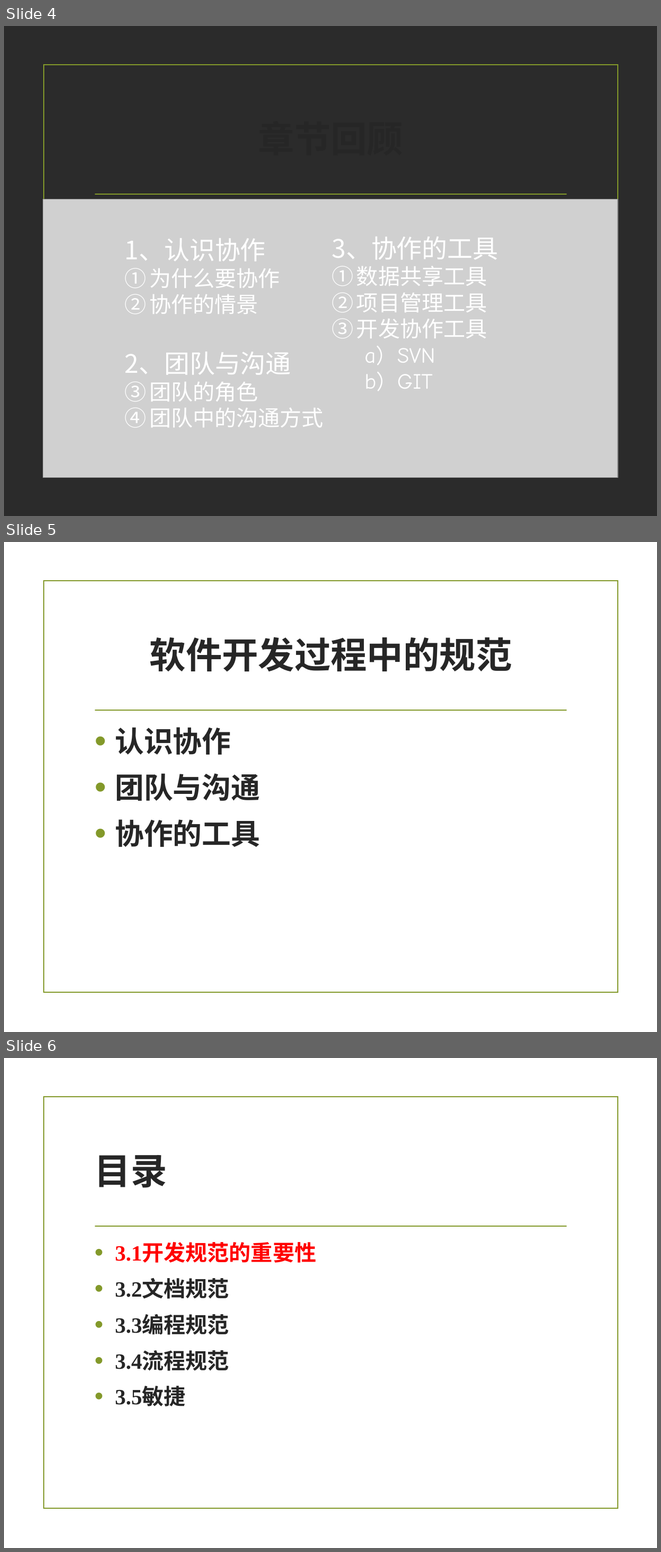
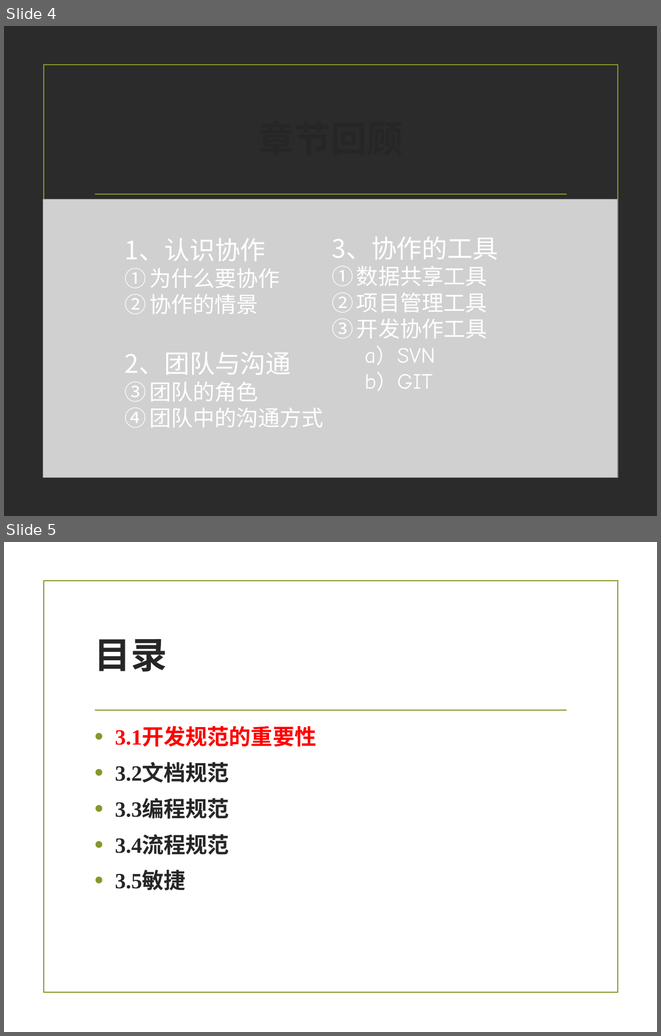
Before and after one commit to zuoshenghuang/curriculum, a slide deck: software/Ch_3_rules.pptx. Shown one above the other, each under a label of ours: slides 4, 5 and 6 before the commit, slides 4 and 5 after it. The pictures are 661x1552 and 661x1036 pixels, drawn with LibreOffice and Linux fonts; fonts in the diff are those of the drawing; grey boxes stand for pictures; background and template pictures are left out; a plain dark background stands for a picture behind light text. Boxes give left, top, right and bottom in pixels: in the first picture for what was removed or moved away, otherwise in the second. Text is boxed around its words. In the diff, an @@ line names an element or a change of style, - is before the commit and + after.

```diff
--- a/software/Ch_3_rules.pptx
+++ b/software/Ch_3_rules.pptx
@@ slide 5 removed at [4, 542, 657, 1032], background picture (left out); not listed: 2 template elements that a slide beside it also shows @@
@@ title removed at [150, 637, 512, 672] @@
-软件开发过程中的规范
@@ text removed at [115, 727, 260, 847] @@
-• 认识协作
-• 团队与沟通
-• 协作的工具
@@ what was slide 6 is now slide 5 @@
```
Also in this commit, not shown: 1 slide changed, 1 other file.
